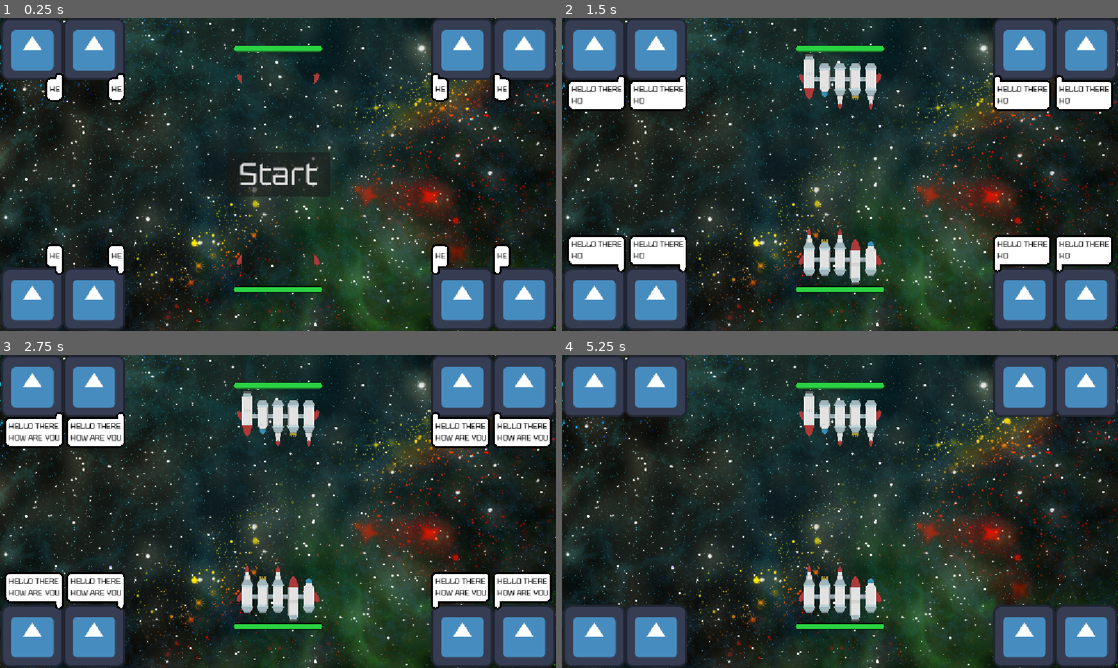
Above: before the commit, frames 1-4 (two rows, left to right).
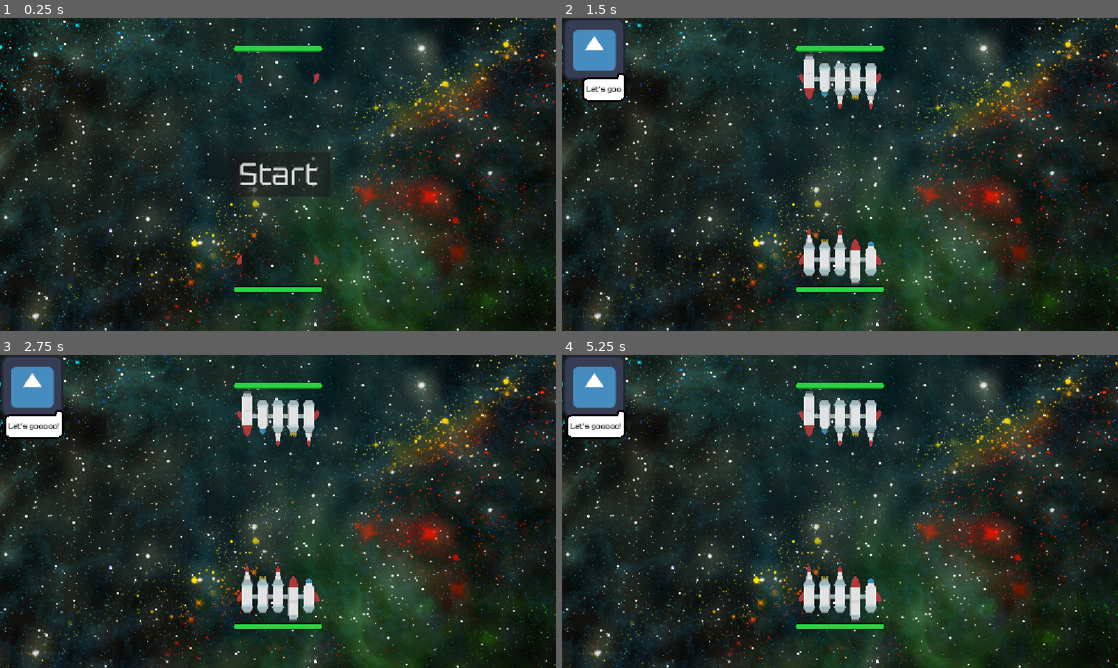
Above: after the commit, the same moments.

Repository: paralinguist/2025-space-pvp
Game: Godot game, scene res://Scenes/test_scene.tscn
Same seed, same stepped clock (60 frames per second), same inputs: the game is played once before the commit and once after it. The engine's default icon, where the game draws it, is replaced by a stand-in: a white triangle on a blue panel in a dark square.
Inputs:
- Up to frame 1 (0.25 s): no input
- Up to frame 2 (1.5 s): click "Start" at 0.5 s
- Up to frame 3 (2.75 s): no input
- Up to frame 4 (5.25 s): tap Enter at 2.75, 4.25 s; tap Space at 3.5, 5 s

The runs differ from the first frame. In frame 1, 18% of the frame differs, in the area x 0-100%, y 0-100%; in frame 2, 22%; in frame 3, 22%; in frame 4, 15%.

Commit message:
Portraits auto hide

Diff:
--- a/2025spacegame/Scenes/portrait.tscn
+++ b/2025spacegame/Scenes/portrait.tscn
@@ -19,8 +19,13 @@
 grow_horizontal = 1
 vertical_alignment = 2
 
-[node name="Timer" type="Timer" parent="."]
+[node name="SpeechTimer" type="Timer" parent="."]
 wait_time = 5.0
 one_shot = true
 
-[connection signal="timeout" from="Timer" to="." method="_on_timer_timeout"]
+[node name="FadeTimer" type="Timer" parent="."]
+wait_time = 2.0
+one_shot = true
+
+[connection signal="timeout" from="SpeechTimer" to="." method="_on_timer_timeout"]
+[connection signal="timeout" from="FadeTimer" to="." method="_on_fade_timer_timeout"]
--- a/2025spacegame/Scenes/test_scene.tscn
+++ b/2025spacegame/Scenes/test_scene.tscn
@@ -97,35 +97,43 @@
 
 [node name="RetroPortraits" type="Node2D" parent="."]
 
-[node name="Portrait" parent="RetroPortraits" instance=ExtResource("6_x033f")]
+[node name="RetroPilot" parent="RetroPortraits" instance=ExtResource("6_x033f")]
+visible = false
 position = Vector2(67, 582)
 speech_position = 2
 
-[node name="Portrait2" parent="RetroPortraits" instance=ExtResource("6_x033f")]
+[node name="RetroScience" parent="RetroPortraits" instance=ExtResource("6_x033f")]
+visible = false
 position = Vector2(195, 582)
 speech_position = 2
 
-[node name="Portrait3" parent="RetroPortraits" instance=ExtResource("6_x033f")]
+[node name="RetroWeapons" parent="RetroPortraits" instance=ExtResource("6_x033f")]
+visible = false
 position = Vector2(958, 582)
 speech_position = 0
 
-[node name="Portrait4" parent="RetroPortraits" instance=ExtResource("6_x033f")]
+[node name="RetroEngineer" parent="RetroPortraits" instance=ExtResource("6_x033f")]
+visible = false
 position = Vector2(1086, 582)
 speech_position = 0
 
 [node name="TechPortraits" type="Node2D" parent="."]
 
-[node name="Portrait" parent="TechPortraits" instance=ExtResource("6_x033f")]
+[node name="TechPilot" parent="TechPortraits" instance=ExtResource("6_x033f")]
+visible = false
 position = Vector2(67, 65)
 
-[node name="Portrait2" parent="TechPortraits" instance=ExtResource("6_x033f")]
+[node name="TechScience" parent="TechPortraits" instance=ExtResource("6_x033f")]
+visible = false
 position = Vector2(195, 65)
 
-[node name="Portrait3" parent="TechPortraits" instance=ExtResource("6_x033f")]
+[node name="TechWeapons" parent="TechPortraits" instance=ExtResource("6_x033f")]
+visible = false
 position = Vector2(958, 65)
 speech_position = 1
 
-[node name="Portrait4" parent="TechPortraits" instance=ExtResource("6_x033f")]
+[node name="TechEngineer" parent="TechPortraits" instance=ExtResource("6_x033f")]
+visible = false
 position = Vector2(1086, 65)
 speech_position = 1
 
--- a/2025spacegame/Scripts/main.gd
+++ b/2025spacegame/Scripts/main.gd
@@ -12,3 +12,5 @@
 	game_started = true
 	$RetroShip.start()
 	$TechShip.start()
+	$TechPortraits/TechPilot.visible = true
+	$TechPortraits/TechPilot.speak("Let's gooooo!")
--- a/2025spacegame/Scripts/portrait.gd
+++ b/2025spacegame/Scripts/portrait.gd
@@ -17,7 +17,7 @@
 	HOW ARE YOU""")
 
 func speak(words):
-	$Timer.start()
+	$SpeechTimer.start()
 	$SpeechBubble.show_text(words)
 	$SpeechBubble.visible = true
 
@@ -25,3 +25,8 @@
 func _on_timer_timeout() -> void:
 	$SpeechBubble.show_text("")
 	$SpeechBubble.visible = false
+	$FadeTimer.start()
+
+
+func _on_fade_timer_timeout() -> void:
+	self.visible = false
--- a/2025spacegame/project.godot
+++ b/2025spacegame/project.godot
@@ -12,7 +12,7 @@
 
 config/name="2025SpaceGame"
 run/main_scene="uid://ccgemfou2b2ll"
-config/features=PackedStringArray("4.4", "GL Compatibility")
+config/features=PackedStringArray("4.5", "GL Compatibility")
 config/icon="res://icon.svg"
 
 [display]
Not shown, changed: 2025spacegame/Assets/PNG/Sprites X2/Effects/spaceEffects_001.png.import
Not shown, changed: 2025spacegame/Assets/PNG/Sprites X2/Effects/spaceEffects_002.png.import
Not shown, changed: 2025spacegame/Assets/PNG/Sprites X2/Effects/spaceEffects_003.png.import
Not shown, changed: 2025spacegame/Assets/PNG/Sprites X2/Effects/spaceEffects_004.png.import
Not shown, changed: 2025spacegame/Assets/PNG/Sprites X2/Effects/spaceEffects_005.png.import
Not shown, changed: 2025spacegame/Assets/PNG/Sprites X2/Effects/spaceEffects_006.png.import
Not shown, changed: 2025spacegame/Assets/PNG/Sprites X2/Effects/spaceEffects_007.png.import
Not shown, changed: 2025spacegame/Assets/PNG/Sprites X2/Effects/spaceEffects_008.png.import
Not shown, changed: 2025spacegame/Assets/PNG/Sprites X2/Effects/spaceEffects_009.png.import
Not shown, changed: 2025spacegame/Assets/PNG/Sprites X2/Effects/spaceEffects_010.png.import
Not shown, changed: 2025spacegame/Assets/PNG/Sprites X2/Effects/spaceEffects_011.png.import
Not shown, changed: 2025spacegame/Assets/PNG/Sprites X2/Effects/spaceEffects_012.png.import
(and 210 more such lines)
